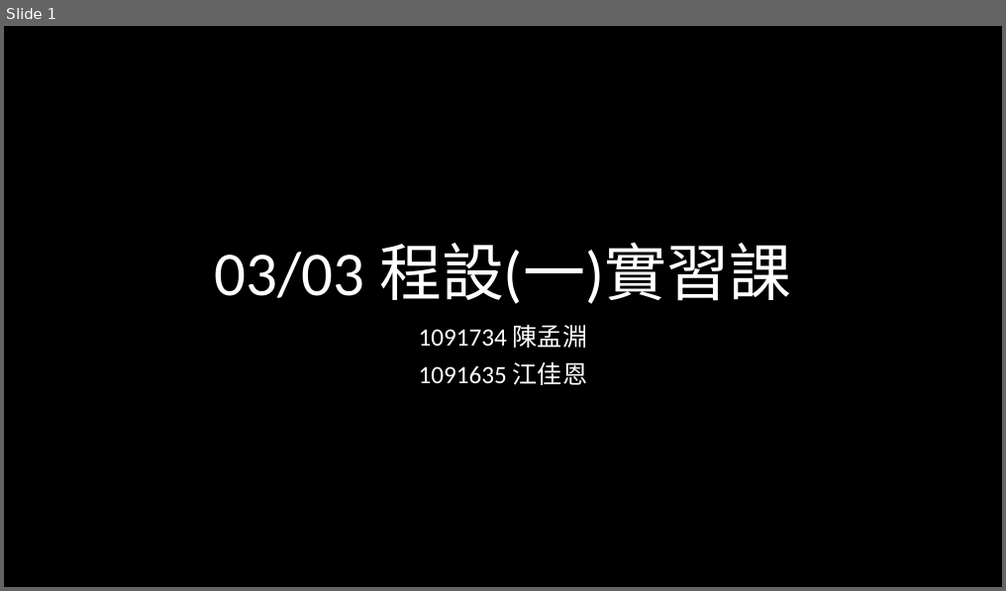
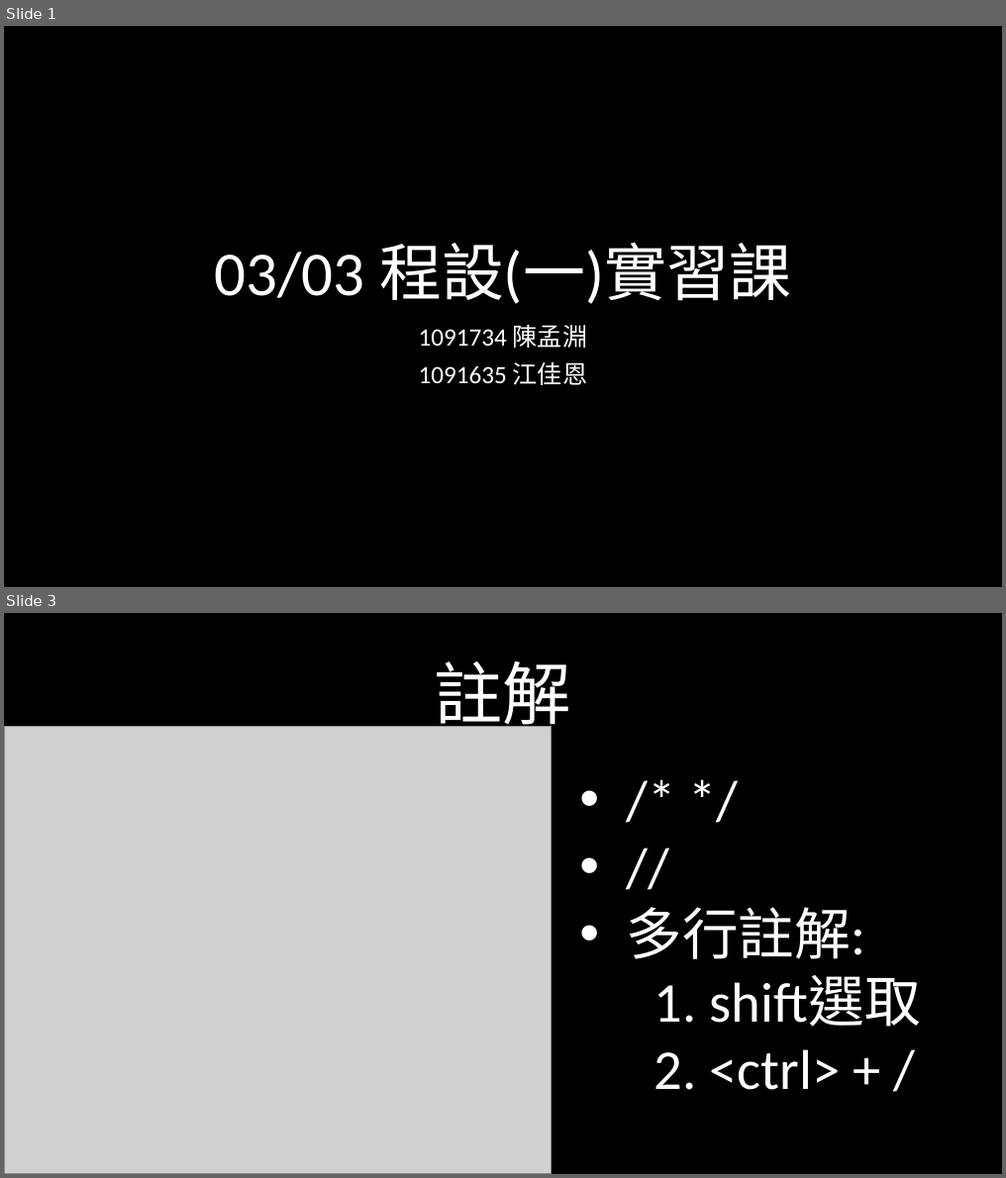
Before and after one commit to weermark/class, a slide deck: class_ppt/程一實習0303.pptx. Shown one above the other, each under a label of ours: slide 1 before the commit, slides 1 and 3 after it; the slides between them are not shown. The pictures are 1006x591 and 1006x1178 pixels, drawn with LibreOffice and Linux fonts; fonts in the diff are those of the drawing; grey boxes stand for pictures. Boxes give left, top, right and bottom in pixels: in the first picture for what was removed or moved away, otherwise in the second. Text is boxed around its words. In the diff, an @@ line names an element or a change of style, - is before the commit and + after.

```diff
--- a/class_ppt/程一實習0303.pptx
+++ b/class_ppt/程一實習0303.pptx
@@ slide 3 added at (x1=4, y1=613, x2=1002, y2=1174), background #000000 @@
@@ title added at (x1=435, y1=661, x2=572, y2=736), 66 pt, text #FFFFFF @@
+註解
@@ picture added at (x1=4, y1=727, x2=551, y2=1173) @@
@@ text added at (x1=627, y1=907, x2=921, y2=1090), 54 pt, text #FFFFFF @@
+• /* */
+• //
+• 多行註解:
+1. shift選取
+2. <ctrl> + /
```
Also in this commit, not shown: 2 slides changed, 6 other slides added, 1 slide removed, 1 other file.
